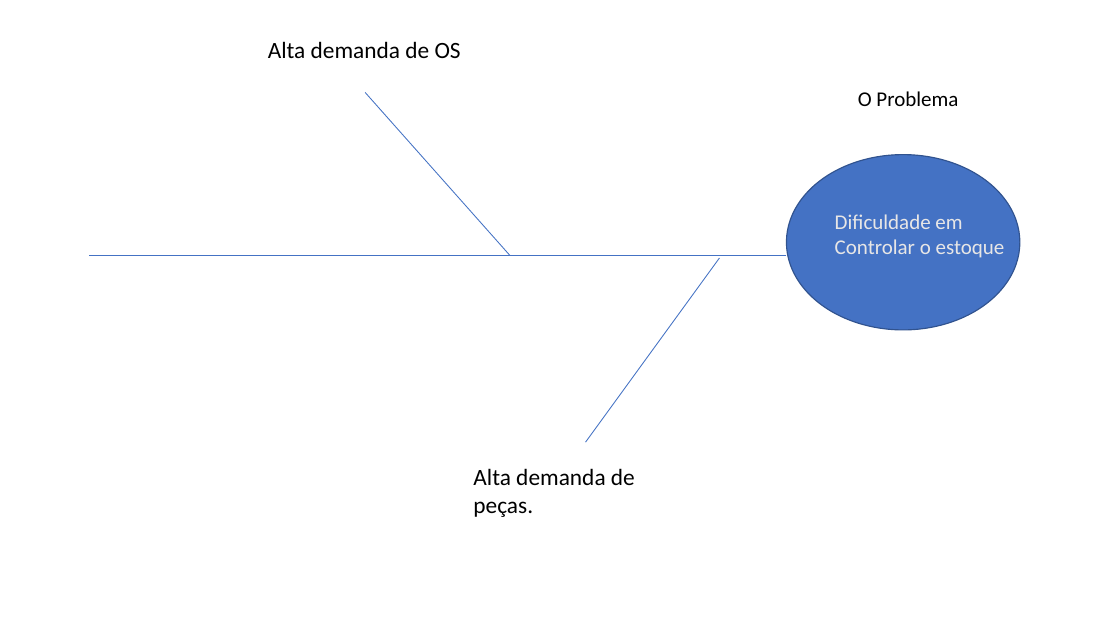
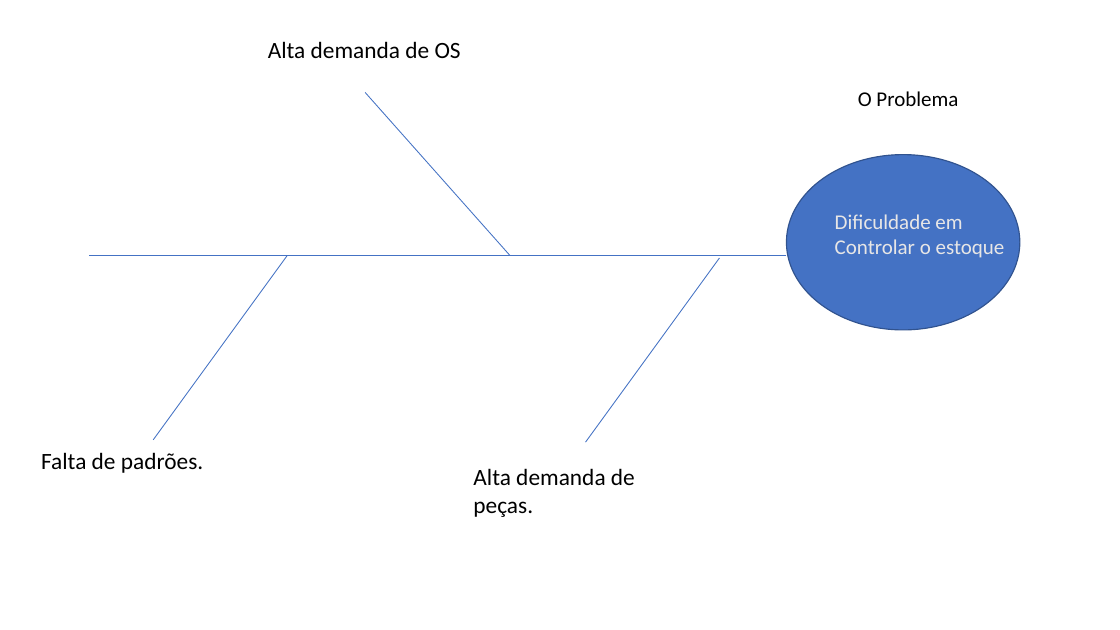
Before and after one commit to ClaudioToledoGHT/GHT_Team, a slide deck: slide 1 of 08 - Análise das Causas Raizes.pptx. Drawn at 1120x630 pixels with LibreOffice and Linux fonts; fonts in the diff are those of the drawing. Boxes give left, top, right and bottom in pixels: in the first picture for what was removed or moved away, otherwise in the second. Text is boxed around its words. In the diff, an @@ line names an element or a change of style, - is before the commit and + after.

```diff
--- a/08 - Análise das Causas Raizes.pptx
+++ b/08 - Análise das Causas Raizes.pptx
@@ line added from (287, 255) to (153, 440), #4472C4 0.75 pt @@
@@ text added at <box>41,452,203,473</box>, 20 pt, text #000000 @@
+Falta de padrões.
```
Also in this commit, not shown: 1 slide added, 30 other files.
